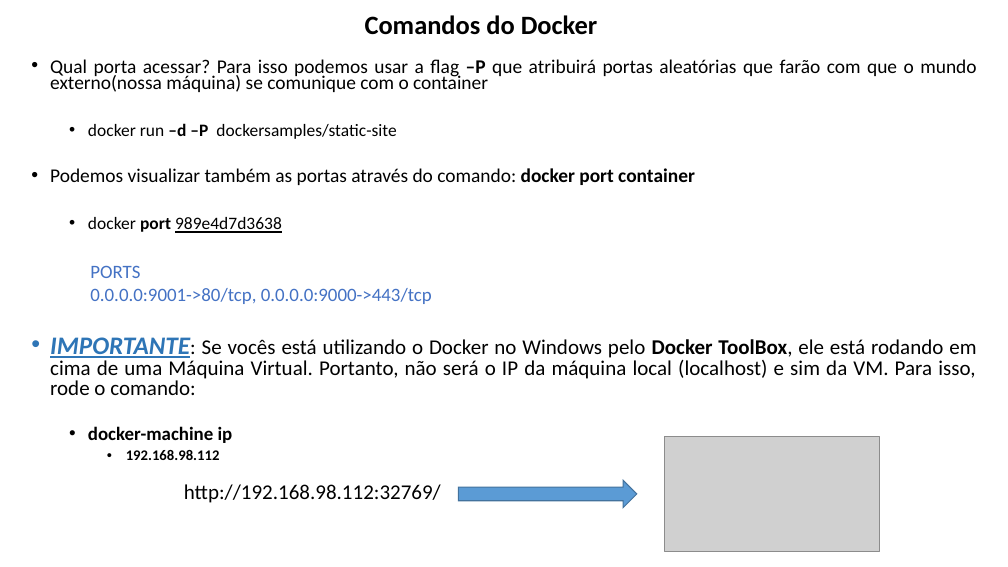
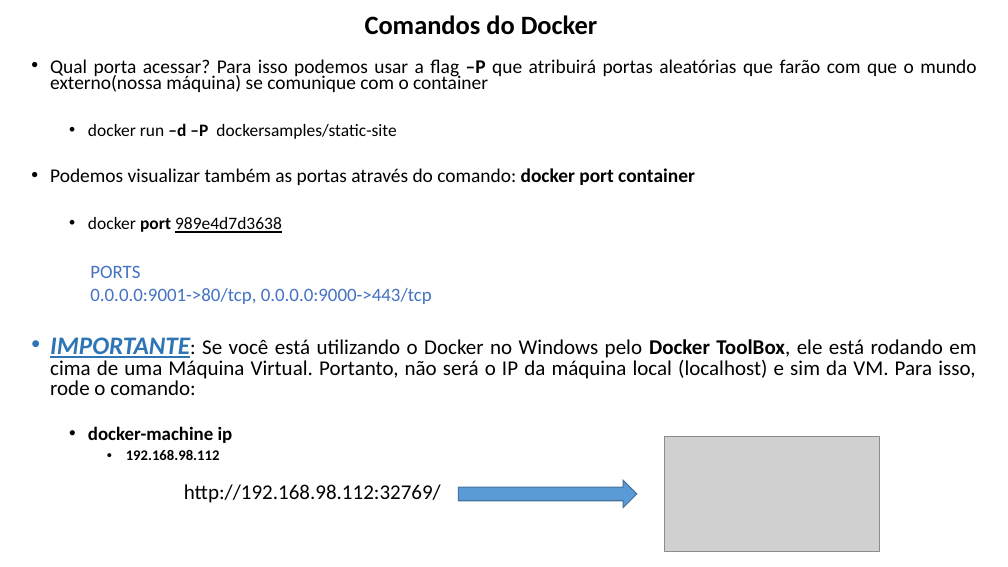
Before and after one commit to lacsousa/learning-docker, a slide deck: slide 18 of docs/docker-apresentacao-01.pptx (slide 17 before the commit). Drawn at 1008x567 pixels with LibreOffice and Linux fonts; fonts in the diff are those of the drawing; grey boxes stand for pictures. Boxes give left, top, right and bottom in pixels: in the first picture for what was removed or moved away, otherwise in the second. Text is boxed around its words. In the diff, an @@ line names an element or a change of style, - is before the commit and + after.

```diff
--- a/docs/docker-apresentacao-01.pptx
+++ b/docs/docker-apresentacao-01.pptx
@@ text at <box>50,337,976,395</box>: text changed @@
-• IMPORTANTE: Se vocês está utilizando o Docker no Windows pelo Docker ToolBox, ele está rodando em cima de uma Máquina Virtual. Portanto, não será o IP da máquina local (localhost) e sim da VM. Para isso, rode o comando:
+• IMPORTANTE: Se você está utilizando o Docker no Windows pelo Docker ToolBox, ele está rodando em cima de uma Máquina Virtual. Portanto, não será o IP da máquina local (localhost) e sim da VM. Para isso, rode o comando:
```
Also in this commit, not shown: 4 other slides changed, 2 slides added, 1 slide removed, 1 other file.
